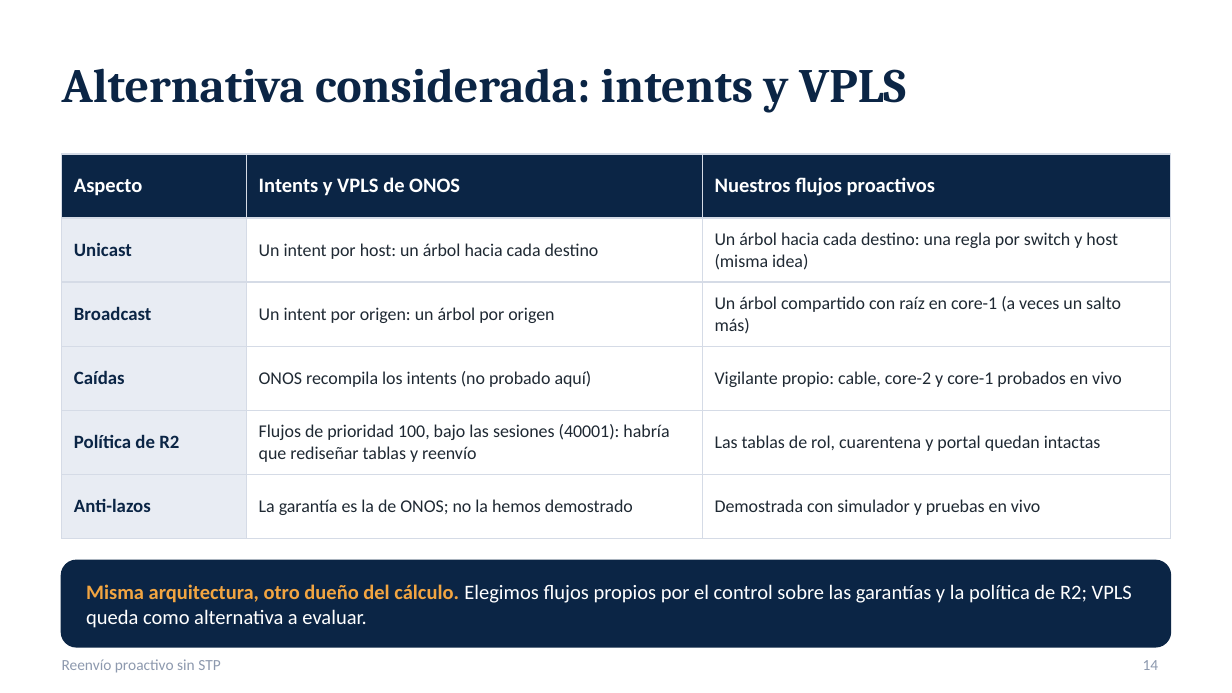
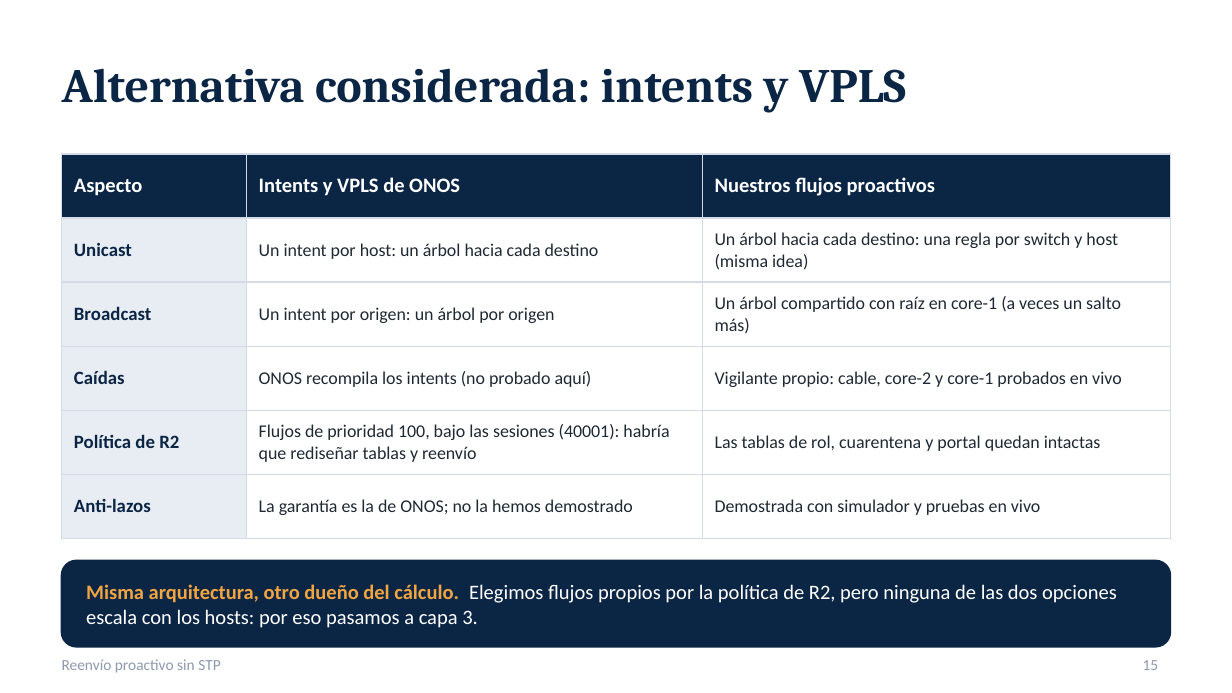
Before and after one commit to SergioAnderson123/proyecto-sdn, a slide deck: slide 15 of docs/Reenvio_proactivo_sin_STP.pptx (slide 14 before the commit). Drawn at 1232x693 pixels with LibreOffice and Linux fonts; fonts in the diff are those of the drawing. Boxes give left, top, right and bottom in pixels: in the first picture for what was removed or moved away, otherwise in the second. Text is boxed around its words. In the diff, an @@ line names an element or a change of style, - is before the commit and + after.

Commit message:
presentacion: capa 3 por subredes (motivo: escalabilidad, frente a los intents, flujos de la tabla 60, apps Gateway ARP y DHCP por subred, vigilante en capa 3 y resultados en vivo); portada, comparacion con intents y cierre actualizados

```diff
--- a/docs/Reenvio_proactivo_sin_STP.pptx
+++ b/docs/Reenvio_proactivo_sin_STP.pptx
@@ text at (86, 584, 1117, 628): text changed @@
-Misma arquitectura, otro dueño del cálculo. Elegimos flujos propios por el control sobre las garantías y la política de R2; VPLS queda como alternativa a evaluar.
+Misma arquitectura, otro dueño del cálculo. Elegimos flujos propios por la política de R2, pero ninguna de las dos opciones escala con los hosts: por eso pasamos a capa 3.
@@ page number at (1143, 660, 1159, 670): text changed @@
-14
+15
```
Also in this commit, not shown: 2 other slides changed, 8 slides added.
